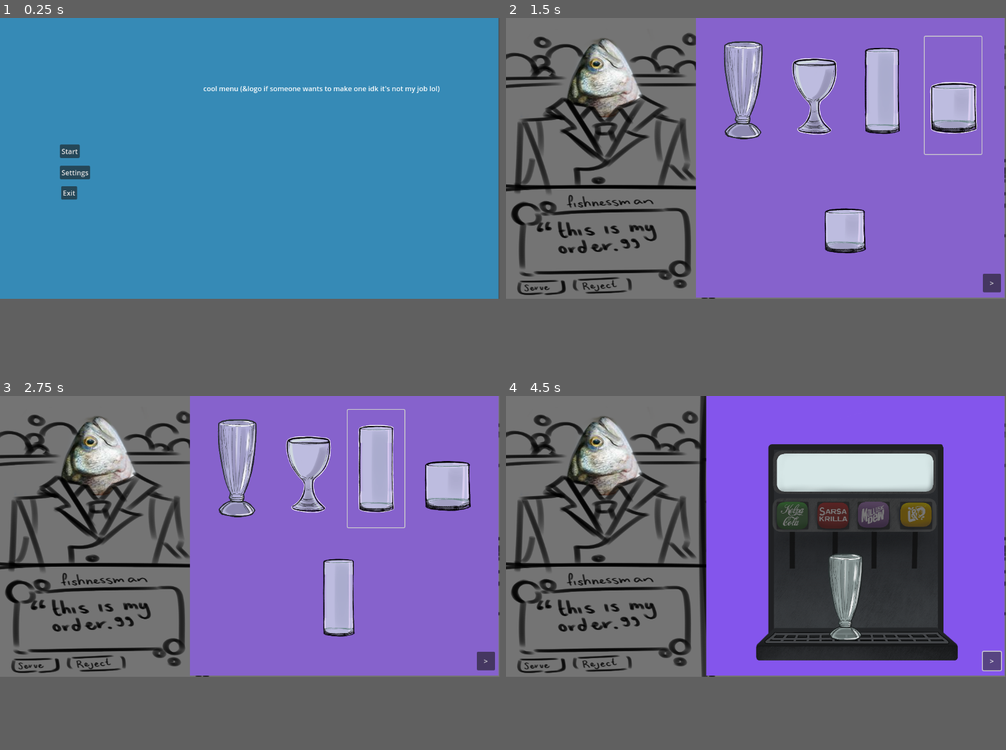
Above: before the commit, frames 1-4 (two rows, left to right).
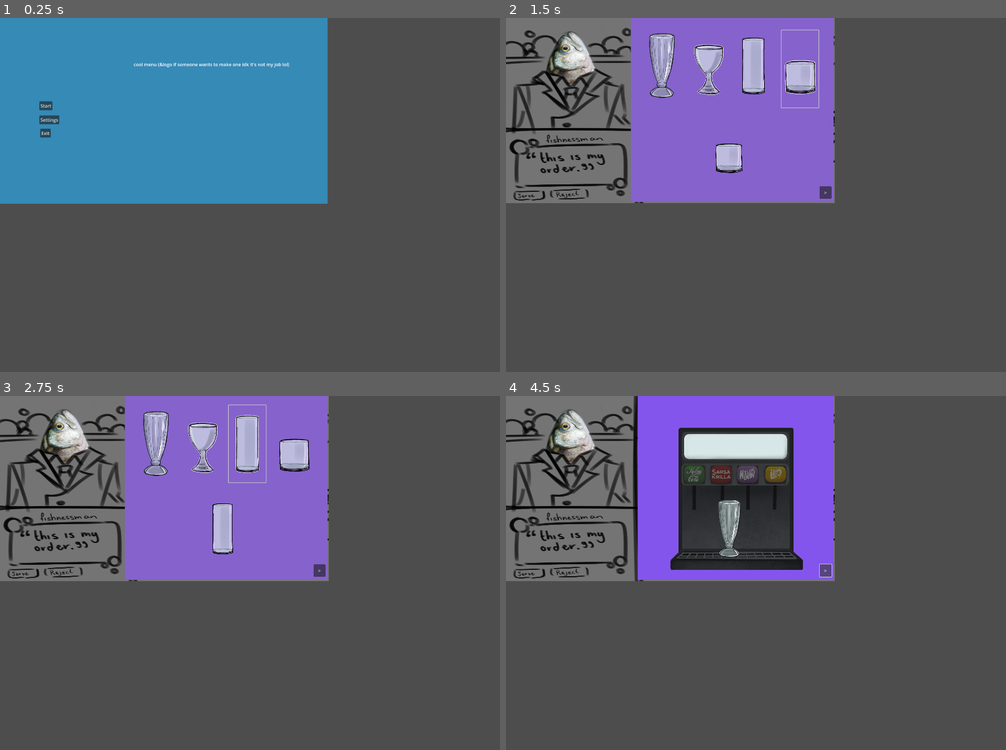
Above: after the commit, the same moments.

Repository: NagareNegishi/GGJ-Bar-acuda
Game: Godot game, scene res://Scenes/menu.tscn
Two runs of this game, one before a commit and one after it. Both use one fixed random seed, a clock stepped at 60 frames per second and the inputs below. The project has no main scene, so this scene is started directly. The engine's default icon, where the game draws it, is replaced by a stand-in: a white triangle on a blue panel in a dark square.
Inputs (mouse positions are in pixels of both pictures, inside the frame that each line leads up to; where the layout moved, square brackets give the same spot in the first picture):
- Up to frame 1 (0.25 s): no input
- Up to frame 2 (1.5 s): click "Start" at 0.5 s; click (801, 56) [951, 95] at 1.25 s
- Up to frame 3 (2.75 s): click (245, 434) [375, 470] at 2 s
- Up to frame 4 (4.5 s): click (706, 434) [816, 470] at 2.75 s; click (661, 434) [741, 470] at 3.5 s; click ">" at 4.25 s
In our replay, the window is 799x449 before the commit and 800x566 after it. These sizes can differ from the game's own. Grey fills any space a smaller window leaves; there, only what the larger window draws over its background counts as a difference.

The runs differ from the first frame. In frame 1, 46% of the frame differs, in the area x 0-100%, y 0-80%; in frame 2, 61%; in frame 3, 61%; in frame 4, 64%.

Commit message:
fish timer and ber

Diff:
--- a/Scenes/Game/Fish/fish.gd
+++ b/Scenes/Game/Fish/fish.gd
@@ -41,7 +41,7 @@
 ]
 
 
-signal display_order(item_name: String)
+signal display_order(item_name: String, fish_name: String)
 signal place_order()
 signal pay(amount: int)
 signal left_shop()
@@ -49,6 +49,9 @@
 @onready var sprite = $Sprite2D
 @onready var panel = $Panel
 @onready var label = $Panel/Label
+@onready var satisfaction_timer = $SatisfactionTimer
+@onready var satisfaction_bar_bg = $SatisfactionBar/Background
+@onready var satisfaction_bar_fill = $SatisfactionBar/Fill
 
 
 enum Type { ## type of fish, turtle??
@@ -62,9 +65,14 @@
 var drink
 var satisfaction: int = 100  # 0-100
 var threshold: int = 70
-var deduction_per_mismatch = 15
+var deduction_per_mismatch = 10
 var comment: String
-#var state: State = State.ENTERING
+var fish_name: String
+
+# animation
+var start_position: Vector2
+var end_position: Vector2
+var tween: Tween
 
 
 
@@ -73,17 +81,63 @@
 	order = Order.new()
 	order.generate_random()
 	set_sprite()
+
+	# Setup positions
+	setup_position()
+	# set up the timer
+	setup_timer()
+
 	request_order()
 
-
+# Setup position
+func setup_position():
+	start_position = Vector2(-100, position.y)  # Start off-screen left
+	end_position = Vector2(position.x, position.y)  # Current position is end position
+	position = start_position
+	modulate.a = 0  # Start fully transparent
+	enter_animation()
+
+# set the timer
+func setup_timer():
+	satisfaction_timer = Timer.new()
+	satisfaction_timer.wait_time = 1.0
+	satisfaction_timer.connect("timeout", _on_satisfaction_timer_timeout)
+	add_child(satisfaction_timer)
+	satisfaction_timer.start()
+
+
+# Decrease satisfaction over time
+func _on_satisfaction_timer_timeout():
+	satisfaction = max(0, satisfaction - 1)  # Prevent going below 0
+	print("Satisfaction: %d" % satisfaction)
+	update_satisfaction_bar()
+
+# update the satisfaction bar
+func update_satisfaction_bar():
+	var filled_height = (satisfaction / 100.0) * 200
+	satisfaction_bar_fill.position.y = satisfaction_bar_bg.position.y + (200 - filled_height)
+	satisfaction_bar_fill.size.y = filled_height
+	var t = satisfaction / 100.0
+	satisfaction_bar_fill.color = Color(
+		lerp(0.8, 0.2, t),
+		lerp(0.2, 0.8, t),
+		0.2,
+		0.8
+	)
+
+# set the sprite based on the type
 func set_sprite():
 	var fish_picture_book = FishPictureBook.new()
-	sprite.texture = fish_picture_book.get_random_fish_sprite(Type.keys()[type])
+	var texture = fish_picture_book.get_random_fish_sprite(Type.keys()[type])
+	sprite.texture = texture
+	# Extract name from texture path
+	fish_name = texture.resource_path.get_file().trim_suffix(".png").trim_suffix("00").trim_suffix("01").trim_suffix("02")
+
 
 
 # display the order in UI and place the order to the shop
 func request_order():
-	display_order.emit(order.PrintOut(is_adult))
+	display_order.emit(order.PrintOut(is_adult), fish_name)
 	place_order.emit()
 
 # receive the drink from the shop
@@ -119,7 +173,7 @@
 		comment = GOOD_COMMENTS[randi() % GOOD_COMMENTS.size()]
 	else:
 		comment = BAD_COMMENTS[randi() % BAD_COMMENTS.size()]
-	display_order.emit(comment)
+	display_order.emit(comment, fish_name)
 
 # pay the order
 "to global? shop?"
@@ -129,10 +183,24 @@
 
 # leave the shop
 func leave_shop():
+	# Stop the satisfaction timer
+	satisfaction_timer.stop()
+	# Reverse the enter animation
+	tween = create_tween()
+	tween.set_parallel(true)
+	tween.tween_property(self, "position", start_position, 1.0).set_trans(Tween.TRANS_CUBIC)
+	tween.tween_property(self, "modulate:a", 0.0, 0.8)
+	# Wait for animation to finish before freeing
+	await tween.finished
 	left_shop.emit()
 	queue_free()
 
-
+# animation enter
+func enter_animation():
+	tween = create_tween()
+	tween.set_parallel(true)  # Allow multiple properties to animate simultaneously
+	tween.tween_property(self, "position", end_position, 1.0).set_trans(Tween.TRANS_CUBIC)
+	tween.tween_property(self, "modulate:a", 1.0, 0.8)
 
 
 
--- a/Scenes/Game/Fish/fish.tscn
+++ b/Scenes/Game/Fish/fish.tscn
@@ -4,6 +4,7 @@
 [ext_resource type="Texture2D" uid="uid://dtvihrq41d87k" path="res://Scenes/Game/Fish/temp fish images/casualfish00.png" id="2_rnt3d"]
 
 [sub_resource type="StyleBoxFlat" id="StyleBoxFlat_87wp1"]
+bg_color = Color(0.622297, 0.626323, 0.168715, 0.529412)
 corner_radius_top_left = 50
 corner_radius_top_right = 50
 corner_radius_bottom_right = 50
@@ -13,20 +14,20 @@
 script = ExtResource("1_hi8q4")
 
 [node name="Sprite2D" type="Sprite2D" parent="."]
-position = Vector2(234, 156)
-scale = Vector2(0.0782461, 0.05711)
+position = Vector2(364, 282)
+scale = Vector2(0.119206, 0.0903434)
 texture = ExtResource("2_rnt3d")
 
 [node name="Panel" type="Panel" parent="."]
 visible = false
 offset_left = 11.0
 offset_top = 15.0
-offset_right = 459.0
-offset_bottom = 109.0
+offset_right = 706.0
+offset_bottom = 253.0
 theme_override_styles/panel = SubResource("StyleBoxFlat_87wp1")
 
 [node name="Label" type="Label" parent="Panel"]
-modulate = Color(0.792157, 0.329412, 0.329412, 1)
+modulate = Color(0.456309, 0.00167919, 0.681136, 1)
 layout_mode = 1
 anchors_preset = -1
 anchor_left = 0.085
@@ -37,11 +38,27 @@
 offset_top = -1.354
 offset_right = -1.802
 offset_bottom = -1.36
-theme_override_font_sizes/font_size = 25
-text = "aaaaaaaaaaa"
+theme_override_font_sizes/font_size = 40
+text = "Hello"
 
 [node name="Timer" type="Timer" parent="."]
-wait_time = 3.0
+wait_time = 10.0
 autostart = true
 
+[node name="SatisfactionBar" type="Node2D" parent="."]
+
+[node name="Background" type="ColorRect" parent="SatisfactionBar"]
+offset_left = 560.0
+offset_top = 260.0
+offset_right = 610.0
+offset_bottom = 460.0
+
+[node name="Fill" type="ColorRect" parent="SatisfactionBar"]
+offset_left = 560.0
+offset_top = 260.0
+offset_right = 610.0
+offset_bottom = 460.0
+
+[node name="SatisfactionTimer" type="Timer" parent="."]
+
 [connection signal="timeout" from="Timer" to="." method="_on_timer_timeout"]
--- a/Scenes/Game/Fish/fish_spawner.gd
+++ b/Scenes/Game/Fish/fish_spawner.gd
@@ -8,6 +8,10 @@
 @export var fish_spawn_interval: float = 0.5
 var current_fish: Fish = null
 
+# spawn a fish when the game starts
+func _ready():
+	spawn_fish()
+
 # spawn random fish
 func spawn_fish():
 	if current_fish != null:
@@ -15,16 +19,15 @@
 	var fish = fish_scene.instantiate()
 	fish.left_shop.connect(_on_Fish_left)
 	fish.display_order.connect(order_ui.display_text)
-	fish.type = Fish.Type.values()[randi() % Fish.Type.size()]
+	#fish.type = Fish.Type.values()[randi() % Fish.Type.size()]
+	fish.type = Fish.Type.TURTLE if randf() < 0.2 else Fish.Type.FISH
 	fish.is_adult = randf() > 0.2
 	add_child(fish)
 	current_fish = fish
-	# Connect to fish exit signal
-	fish.tree_exiting.connect(func(): current_fish = null)
+
 
 # fish leaves the shop and spawn a new fish after a delay
 func _on_Fish_left():
-	current_fish = null
 	await get_tree().create_timer(fish_spawn_interval).timeout
 	print("Fish left")
 	spawn_fish()
@@ -36,14 +39,12 @@
 		return
 	$RejectButton.disabled = true
 	current_fish.leave_shop()
-	current_fish = null
 	await get_tree().create_timer(fish_spawn_interval).timeout
 	print("Fish rejected")
-	spawn_fish()
 	$RejectButton.disabled = false
 
 
-
+"""
 func _on_button_pressed():
 	spawn_fish()
 
@@ -58,4 +59,4 @@
 
 		current_fish.receive_drink(user_drink)
 		await get_tree().create_timer(6.0).timeout
-		current_fish.leave_shop()
+		current_fish.leave_shop()"""
--- a/Scenes/Game/Fish/fish_spawner.tscn
+++ b/Scenes/Game/Fish/fish_spawner.tscn
@@ -25,8 +25,8 @@
 fish_scene = ExtResource("2_fe38g")
 
 [node name="BackGround" type="Sprite2D" parent="."]
-position = Vector2(572.959, 325.141)
-scale = Vector2(0.326135, 0.261176)
+position = Vector2(876.959, 618.141)
+scale = Vector2(0.499453, 0.497467)
 texture = ExtResource("3_w8wgg")
 
 [node name="Button" type="Button" parent="BackGround"]
@@ -37,28 +37,28 @@
 text = "spawn fish"
 
 [node name="CommentBackGround" type="Sprite2D" parent="BackGround"]
-position = Vector2(0.126, -685.387)
-scale = Vector2(1, 2.12438)
+position = Vector2(0.126, -806.741)
+scale = Vector2(1, 2.22225)
 texture = ExtResource("4_5mtq4")
 
 [node name="SideBar" type="Sprite2D" parent="BackGround"]
-position = Vector2(-334.091, -11.4862)
-scale = Vector2(1, 1.00245)
+position = Vector2(-334.091, -4.60737)
+scale = Vector2(1, 1.00756)
 texture = ExtResource("5_e50j0")
 
 [node name="OrderUI" parent="." instance=ExtResource("4_re5ye")]
-offset_left = 1.0
-offset_top = 265.0
-offset_right = 464.0
-offset_bottom = 648.0
+offset_left = -8.0
+offset_top = 448.0
+offset_right = 711.0
+offset_bottom = 1171.0
 
 [node name="Fish_PictureBook" parent="." instance=ExtResource("5_yirsa")]
 
 [node name="RejectButton" type="Button" parent="."]
-offset_left = 98.0
-offset_top = 589.0
-offset_right = 336.0
-offset_bottom = 665.0
+offset_left = -36.0
+offset_top = 1148.0
+offset_right = 297.0
+offset_bottom = 1254.0
 focus_mode = 0
 theme_override_styles/disabled = SubResource("StyleBoxTexture_upct5")
 theme_override_styles/hover_pressed = SubResource("StyleBoxTexture_upct5")
--- a/Scenes/Game/Fish/order.gd
+++ b/Scenes/Game/Fish/order.gd
@@ -3,14 +3,14 @@
 
 const COMMENTS = [
     "One drink, please. Pacifically, \na <order>",
-    "I'm sea-riously thirsty. \nI'll have a <order>",
-    "I'm sick of always drinking water. \nGive me a <order>",
+    "I'm sea-riously thirsty. \nI'll have \na <order>",
+    "I'm sick of always drinking water. \nGive me \na <order>",
     "Shorely you can make me \na <order>?",
     "A <order>, \nplease. Hold the salt.",
-    "I wish for some nautical nonsense. \nHow about a <order>?",
-    "I'm looking for a <order>, \nif that's up for crabs?",
+    "I wish for some nautical nonsense. \nHow about \na <order>?",
+    "I'm looking for \na <order>, \nif that's up for crabs?",
     "I just got out of seabed. \nA <order> \nwould wake me up.",
-    "In light of current events, \nI'm desperate for a <order>.",
+    "In light of current events, \nI'm desperate for \na <order>.",
     "What does a fish have to do to \nget a <order> \naround here?"
 ]
 
--- a/Scenes/Game/Fish/order_ui.gd
+++ b/Scenes/Game/Fish/order_ui.gd
@@ -3,7 +3,9 @@
 
 @onready var text_field = $TextContainer
 @onready var text_label = $TextContainer/TextLabel
+@onready var name_label = $TextContainer/Name
 
 # display the order in the UI
-func display_text(new_text: String):
+func display_text(new_text: String, name_text: String):
+	name_label.text = name_text
 	text_label.text = new_text
--- a/Scenes/Game/Fish/order_ui.tscn
+++ b/Scenes/Game/Fish/order_ui.tscn
@@ -9,14 +9,14 @@
 anchor_right = 0.398
 anchor_bottom = 1.0
 offset_left = 2.0
-offset_top = 0.103989
-offset_right = 0.503967
-offset_bottom = -1.0
+offset_top = 0.519958
+offset_right = 0.907959
+offset_bottom = -39.0
 script = ExtResource("1_sqp3i")
 
 [node name="TextContainer" type="Sprite2D" parent="."]
-position = Vector2(226, 184.386)
-scale = Vector2(0.339833, 0.407664)
+position = Vector2(345.5, 388.386)
+scale = Vector2(0.506267, 0.865577)
 texture = ExtResource("2_qnw58")
 
 [node name="TextLabel" type="Label" parent="TextContainer"]
@@ -30,4 +30,18 @@
 offset_top = -473.205
 offset_right = -639.548
 offset_bottom = -425.241
+theme_override_constants/line_spacing = -10
 theme_override_font_sizes/font_size = 76
+
+[node name="Name" type="Label" parent="TextContainer"]
+modulate = Color(0.266681, 0.726276, 0.921, 1)
+anchors_preset = -1
+anchor_left = 0.113
+anchor_top = 0.069
+anchor_right = 0.467
+anchor_bottom = 0.187
+offset_left = -643.239
+offset_top = -439.707
+offset_right = -648.583
+offset_bottom = -439.845
+theme_override_font_sizes/font_size = 76
--- /dev/null
+++ b/Scenes/Game/GameRecord.tscn
@@ -0,0 +1,6 @@
+[gd_scene load_steps=2 format=3 uid="uid://cirk4wu4u37rq"]
+
+[ext_resource type="Script" path="res://Scenes/Game/game_record.gd" id="1_nxkpg"]
+
+[node name="GameRecord" type="Node"]
+script = ExtResource("1_nxkpg")
--- /dev/null
+++ b/Scenes/Game/game_record.gd
@@ -0,0 +1,14 @@
+extends Node
+class_name GameRecord
+
+const SAVE_PATH = "user://game_record.save"
+
+var total_orders: int = 0
+var total_money: int = 0
+var perfect_orders: int = 0
+var time_played: float = 0.0
+var customers_served: Dictionary = {
+    "Fish": 0,
+    "Turtle": 0
+}
+var rejected_customers: int = 0
--- a/project.godot
+++ b/project.godot
@@ -17,3 +17,9 @@
 [autoload]
 
 GameManager="*res://Util/game_manager.gd"
+
+[display]
+
+window/size/viewport_width=1754
+window/size/viewport_height=1240
+window/stretch/mode="viewport"
